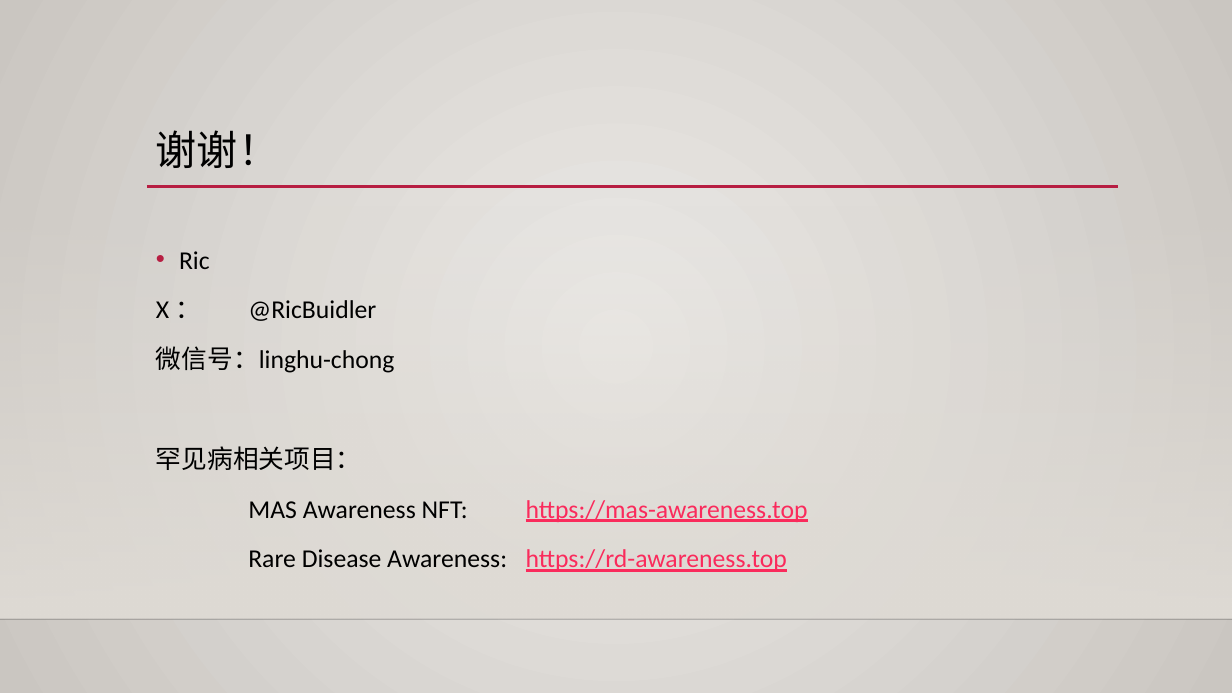
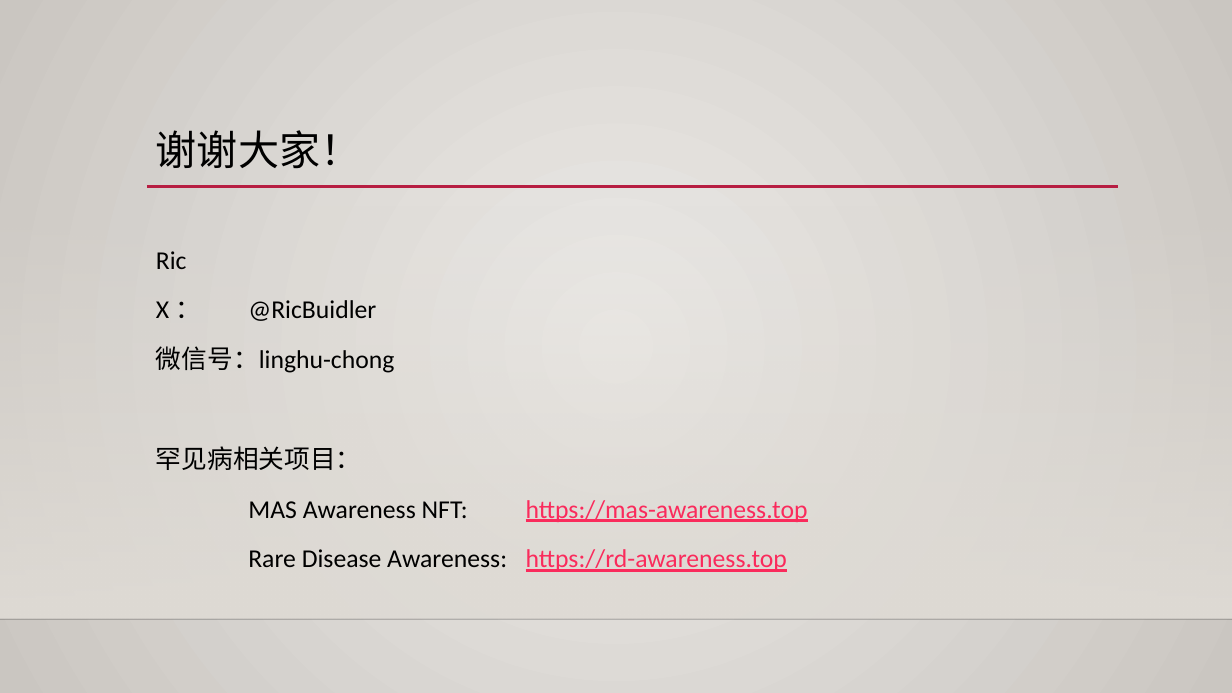
Before and after one commit to linghuccc/ETH-Huangshan, a slide deck: slide 9 of 15-Rare-Hope-DAO/public/demo.pptx. Drawn at 1232x693 pixels with LibreOffice and Linux fonts; fonts in the diff are those of the drawing; background and template pictures are left out. Boxes give left, top, right and bottom in pixels: in the first picture for what was removed or moved away, otherwise in the second. Text is boxed around its words. In the diff, an @@ line names an element or a change of style, - is before the commit and + after.

```diff
--- a/15-Rare-Hope-DAO/public/demo.pptx
+++ b/15-Rare-Hope-DAO/public/demo.pptx
@@ title at (156, 130, 361, 168): text changed @@
-谢谢！
+谢谢大家！
@@ text at (156, 251, 187, 269): bullet • to none @@
```
Also in this commit, not shown: 3 other slides changed, 1 other file.
